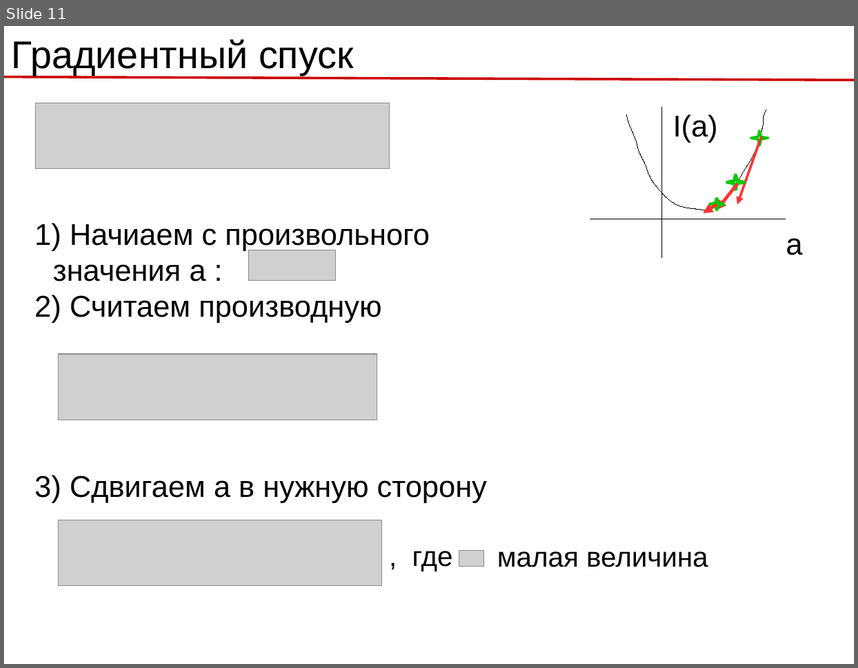
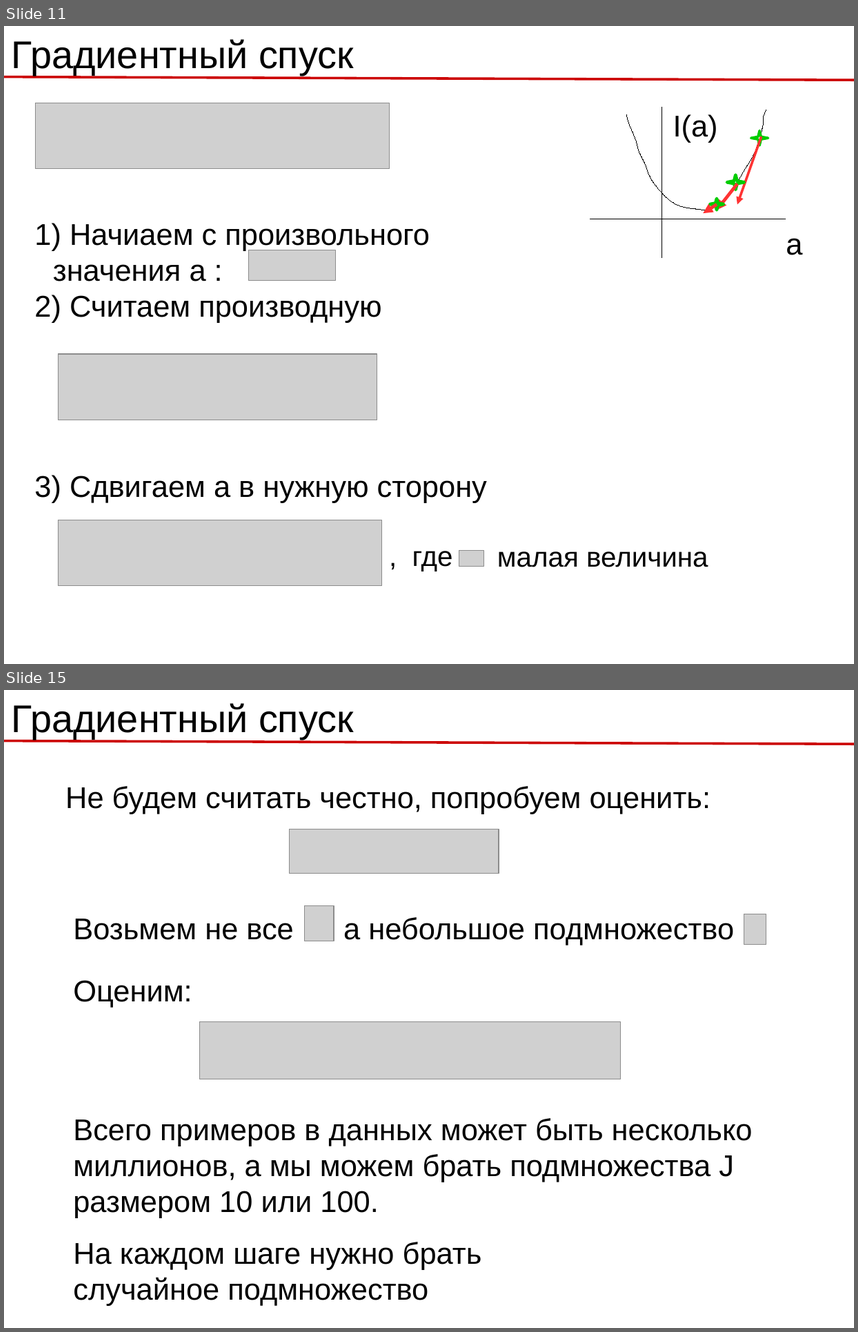
Before and after one commit to rykachevskiy/239, a slide deck: 1/1.1 Linear regression, SGD.odp. Shown one above the other, each under a label of ours: slide 11 before the commit, slides 11 and 15 after it; the slides between them are not shown. The pictures are 858x668 and 858x1332 pixels, drawn with LibreOffice and Linux fonts; fonts in the diff are those of the drawing; grey boxes stand for pictures. Boxes give left, top, right and bottom in pixels: in the first picture for what was removed or moved away, otherwise in the second. Text is boxed around its words. In the diff, an @@ line names an element or a change of style, - is before the commit and + after.

```diff
--- a/1/1.1 Linear regression, SGD.odp
+++ b/1/1.1 Linear regression, SGD.odp
@@ slide 15 added at [4, 690, 854, 1328], background #FFFFFF @@
@@ text added at [12, 703, 354, 739], 36 pt, text #000000 @@
+Градиентный спуск
@@ line added from (4, 741) to (854, 744), #CC0000 2.3 pt @@
@@ text added at [65, 786, 711, 814], 28 pt, text #000000 @@
+Не будем считать честно, попробуем оценить:
@@ picture added at [290, 829, 499, 874] @@
@@ text added at [73, 917, 734, 945], 28 pt, text #000000 @@
+Возьмем не все а небольшое подмножество
@@ picture added at [305, 906, 334, 940] @@
@@ picture added at [744, 914, 766, 945] @@
@@ text added at [73, 980, 192, 1007], 28 pt, text #000000 @@
+Оценим:
@@ picture added at [200, 1022, 621, 1080] @@
@@ text added at [73, 1118, 753, 1218], 28 pt, text #000000 @@
+Всего примеров в данных может быть несколько миллионов, а мы можем брать подмножества J размером 10 или 100.
@@ text added at [73, 1241, 482, 1305], 28 pt, text #000000 @@
+На каждом шаге нужно брать случайное подмножество
```
Also in this commit, not shown: 5 slides changed, 5 other slides added, 1 slide removed, 11 other files.
